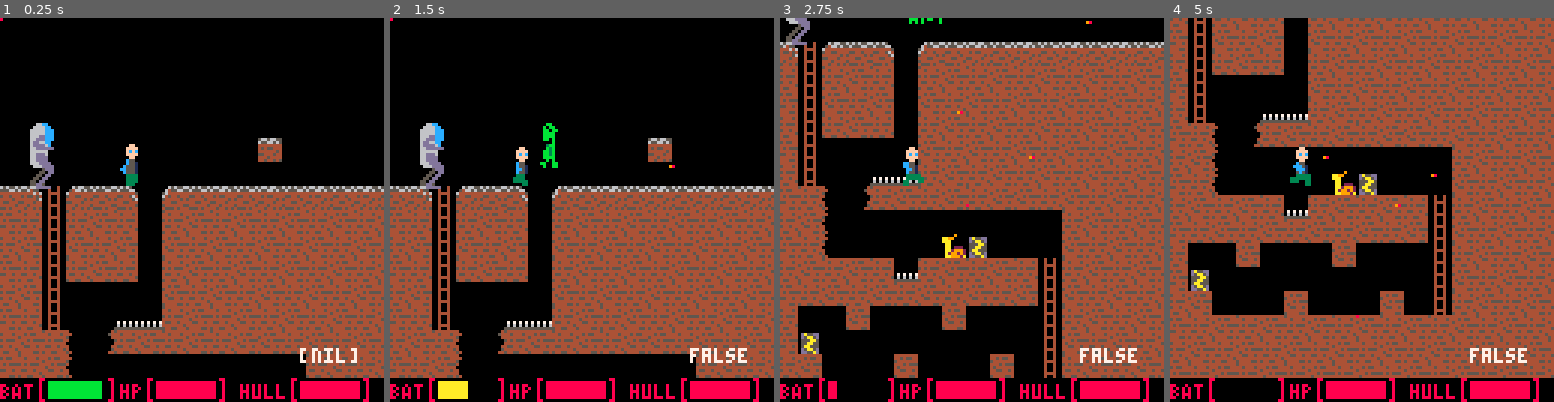
Above: before the commit, frames 1-4 (left to right).
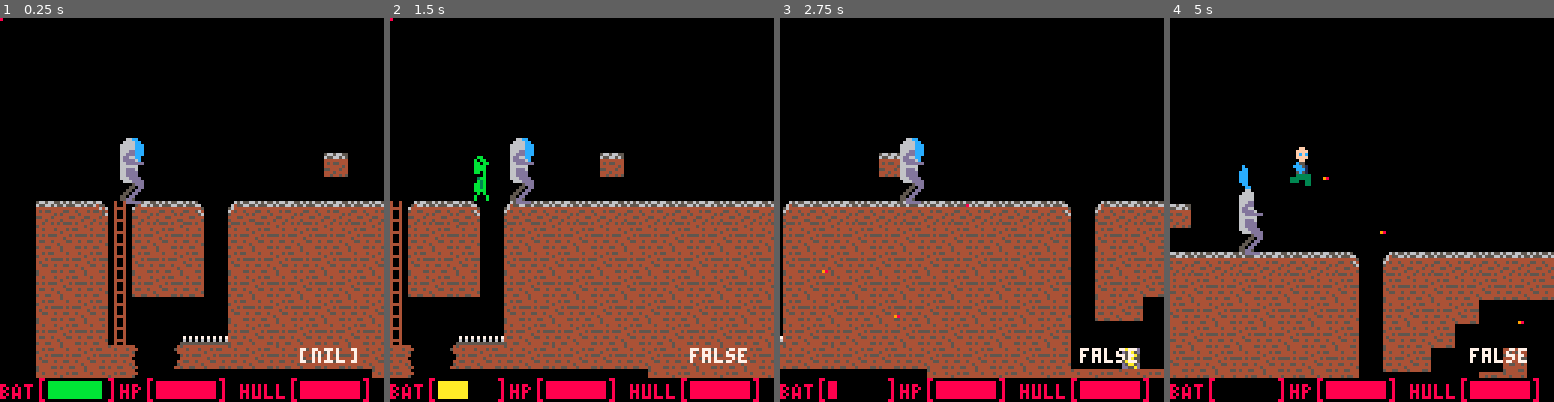
Above: after the commit, the same moments.

Repository: M2tias/LD39
Game: PICO-8 cartridge carts/mech.p8
Two runs of this game, one before a commit and one after it. Both use one fixed random seed, a clock stepped at 60 frames per second and the inputs below.
Inputs:
- Up to frame 1 (0.25 s): no input
- Up to frame 2 (1.5 s): tap X (X key) at 0.33, 1.07 s; tap O (Z key) at 0.7 s
- Up to frame 3 (2.75 s): hold Right 1.6-2.1 s; tap O (Z key) at 1.7, 2.1, 2.5 s; tap X (X key) at 1.85 s; hold Up 2.15-2.42 s; hold Right from 2.47 s (still down)
- Up to frame 4 (5 s): tap O (Z key) every 0.4 s from 2.9 to 4.9 s; tap X (X key) at 2.97, 4.08 s; release Right at 3.03 s; hold Left 3.08-3.58 s; hold Down 3.63-3.97 s; hold Right 4.02-4.68 s; hold Up from 4.73 s (still down)

The runs differ from the first frame. In frame 1, 34% of the frame differs, in the area x 0-100%, y 27-94%; in frame 2, 32%; in frame 3, 70%, in the area x 0-100%, y 0-94%; in frame 4, 68%.

Commit message:
Lots and lots

Diff:
--- a/carts/mech.p8
+++ b/carts/mech.p8
@@ -4,13 +4,17 @@
 char = {}
 char.x = 50
 char.y = 5
-char.inside = false
+char.inside = true
 char.speed = {}
 char.speed.x = 0
 char.speed.y = 0
 char.flipx = false
 char.jump = false
 char.hp = 10
+
+cam = {}
+cam.x = 64
+cam.y = 64
 
 -- mech is both an entity and the pannin camera coordinates
 mech = {}
@@ -22,7 +26,7 @@
 mech.hull = 10
 
 bullets = {} -- {x, y, dir}
-enemies = {} -- {x, y, frame}
+enemies = {} -- {x, y, frame, maxframes, height, dir}
 
 
 intro = false
@@ -41,19 +45,59 @@
 	end
 	mech.battery = mech.battery - 0.1
 	if(intro) then
+	else
+		mech_update()
+		char_update()
+
+		--bullet update
+		for bullet in all(bullets) do
+			debug_text = bullet.dir
+			if(bullet.dir) then
+				bullet.x = bullet.x - 2
+			else
+				bullet.x = bullet.x + 2
+			end
+
+			-- delete bullets that are not visible
+			if(bullet.x < cam.x or bullet.x > (cam.x + 128)) then
+				del(bullets, bullet)
+			end
+		end
+
+		--enemy update
+		for enemy in all(enemies) do
+			enemy.x = enemy.x - 0.5
+			-- todo: check collisions with mech/char for damage
+			if(not char.inside) then
+				-- char
+			end
+
+			-- mech
+
+			-- todo: check collisions to kill enemies
+			-- check bullet collisions here
+			-- probably less bullets than enemies
+			for bullet in all(bullets) do
+				if(bullet.x+6 > enemy.x+2 and bullet.x+5 < (enemy.x+8)) then
+					if(bullet.y+1 > enemy.y and bullet.y+1 < enemy.y+8*enemy.height) then
+						del(enemies, enemy)
+						del(bullets, bullet)
+					end
+				end
+			end
+		end
+	end
+end
+
+function mech_update()
+	-- todo: only move if player is in side
+	if(mech.battery > 0 and char.inside) then
+		mech.sprx = mech.sprx + 1
 	elseif(char.inside) then
-		mech_update()
-	else
-		char_update()
-	end
-
-	for bullet in all(bullets) do
-		debug_text = bullet.dir
-		if(bullet.dir) then
-			bullet.x = bullet.x - 2
-		else
-			bullet.x = bullet.x + 2
-		end
+		char.x = mech.sprx+5
+		char.y = mech.spry
+		char.speed.y = -3
+		char.inside = false
 	end
 end
 
@@ -86,7 +130,7 @@
 		char.aiming = true
 		char_shoot()
 	elseif(btnp(5, 0)) then
-		create_enemy()
+		create_ground_enemy()
 	end
 
 	char_gravity()
@@ -182,8 +226,8 @@
 	sfx(1)
 end
 
-function create_enemy()
-	local enemy = {x = 10+char.x, y = 10, dir = false, frame = 0, maxframes = 3}
+function create_ground_enemy()
+	local enemy = {x = 10+char.x, y = char.y, dir = false, frame = 0, maxframes = 3, dir = false, height = 2}
 	add(enemies, enemy)
 end
 
@@ -202,7 +246,16 @@
 function game_draw()
 	cls()
 	mech.x = mech.x + 0.1
-	camera(char.x-40, char.y-40) --todo hysteresis on char.y
+	if(char.inside) then
+		cam.x = mech.sprx-40
+		cam.y = mech.spry-40
+		camera(cam.x, cam.y) --todo hysteresis
+	else
+		cam.x = char.x-40
+		cam.y = char.y-40
+		camera(cam.x, cam.y) --todo hysteresis
+	end
+
 	map(0, 0, 0, 0, 128, 32)
 	--map(mech.x, mech.y, 0, 0, 16, 16)
 	--debug/animation stuff
@@ -212,16 +265,22 @@
 	--mech
 	spr(71, mech.sprx, mech.spry+7, 1, 2)
 	spr(69, mech.sprx, mech.spry, 1, 2)
-	spr(88, mech.sprx, mech.spry)
+	if(char.inside) then
+		spr(88, mech.sprx, mech.spry)
+	else
+		spr(89, mech.sprx, mech.spry-8)
+	end
 	spr(70, mech.sprx, mech.spry+7, 1, 2)
 	spr(72, mech.sprx, mech.spry+4)
 
 	--character
-	if(char.aiming) then
-		spr(65, char.x, char.y, 1, 1, char.flipx)
-		spr(96, char.x, char.y+8, 1, 1, char.flipx)
-	else
-		spr(64+frames1[frame+1], char.x, char.y, 1, 2, char.flipx)
+	if(not char.inside) then
+		if(char.aiming) then
+			spr(65, char.x, char.y, 1, 1, char.flipx)
+			spr(96, char.x, char.y+8, 1, 1, char.flipx)
+		else
+			spr(64+frames1[frame+1], char.x, char.y, 1, 2, char.flipx)
+		end
 	end
 
 	for enemy in all(enemies) do
@@ -311,14 +370,14 @@
 00ffff0000fcfc0000fcfc0000fcfc0000ffff006666600000dddd000555500000000000000000000bbbb0000bbbb0000bbbb000000000000040040005aa5550
 000ff00000ffff0000ffff0000ffff00000ff00066666000000dddd00055550000000000000000000bb0b0000bbbb0000bb0b00000000000004444000d5aa5d0
 00c55000000ff000000ff000000ff00000c55000666666000000dddd0005550000000000000000000000b0000bb0b0000000b00000000000004004000dd55ad0
-0cc5510000c550000cc5500000c5500000c551006666660000000ddd000055000000cc0000000000003bb000003bb000003bb000000000000000000000000000
-0cc551000ccc51000cc5510000c551000c55510066666600000000dd0005500000000cc00000000000b3b00000b3b00000b3b000000000000000000000000000
-0c55510000ccc10000cc510000cc5100cc5551006666660000000dd00055000000000ccc000000000bb3b0000bb3b0000bb3b000000000000000000000000000
-00333300005c510000c5510000c551000c555100666666000000dd000550000000000ccc000000000bb3b0000bb3b0000bb3b000000000000000000000000000
-003333300033333000333330003330000033330066666600000dd0005500000000000ccc000000000bbbb0000bbbb0000bbbb000000000000000000000000000
-00330330333333300033333303333000003333006666660000dd00005555500000000ccc0000000000b0b00000b0b00000b0b000000000000000000000000000
-00330330333003300330003303333300003333000666600000ddddd00000000000000cc0000000000b000b0000bb0000bb00b000000000000000000000000000
-0033033000000330033000000000330000333000000000000000000000000000000000c0000000000b000b00000b00000000b000000000000000000000000000
+0cc5510000c550000cc5500000c5500000c551006666660000000ddd000055000000cc000c000000003bb000003bb000003bb000000000000000000000000000
+0cc551000ccc51000cc5510000c551000c55510066666600000000dd0005500000000cc00cc0000000b3b00000b3b00000b3b000000000000000000000000000
+0c55510000ccc10000cc510000cc5100cc5551006666660000000dd00055000000000cccccc000000bb3b0000bb3b0000bb3b000000000000000000000000000
+00333300005c510000c5510000c551000c555100666666000000dd000550000000000cccccc000000bb3b0000bb3b0000bb3b000000000000000000000000000
+003333300033333000333330003330000033330066666600000dd0005500000000000cccccc000000bbbb0000bbbb0000bbbb000000000000000000000000000
+00330330333333300033333303333000003333006666660000dd00005555500000000cccccc0000000b0b00000b0b00000b0b000000000000000000000000000
+00330330333003300330003303333300003333000666600000ddddd00000000000000cc00cc000000b000b0000bb0000bb00b000000000000000000000000000
+0033033000000330033000000000330000333000000000000000000000000000000000c000cc00000b000b00000b00000000b000000000000000000000000000
 0cc55000000000000000000000000000000000000000000000000000000000000000000000000000000090000000000000000000000000000000000000000000
 0cccc550000009800000000000000000000000000000000000000000000000000000000000000000aa9900000000000000000000000000000000000000000000
 00ccc100000000000000000000000000000000000000000000000000000000000000000000000000aaa000000000000000000000000000000000000000000000
Not shown, changed: config.txt
